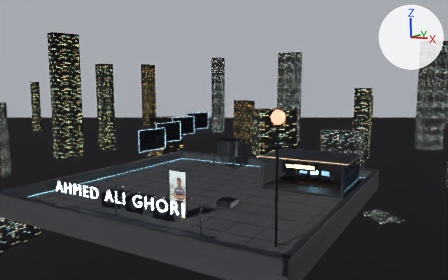
Renders of the Blender file blender/world.blend from each side of a commit.
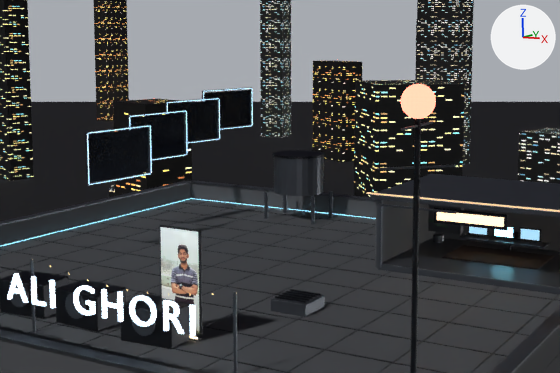
Each version is shown from the file's camera 'PreviewCam', then close up on the part from 23% to 75% of the width and 27% to 83% of the height. The axes (+X, +Y, +Z) are drawn at upper right. The lights are the same throughout. The older version's two pictures come first.

Objects in the first close-up: 'AntennaBeacon', 'CityGround', 'City_FacadeCool', 'City_FacadeSteel', 'City_FacadeWarm', 'Deck', 'Panel1_Pane', 'Parapet_N', 'Parapet_S', 'Parapet_W', 'PortraitPhoto', 'StudioFloor', 'StudioRoof' and 92 more.
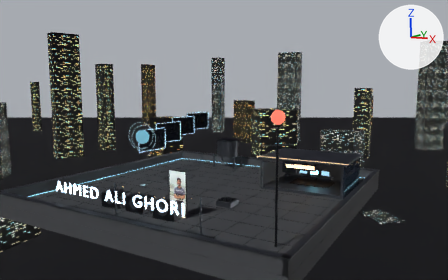
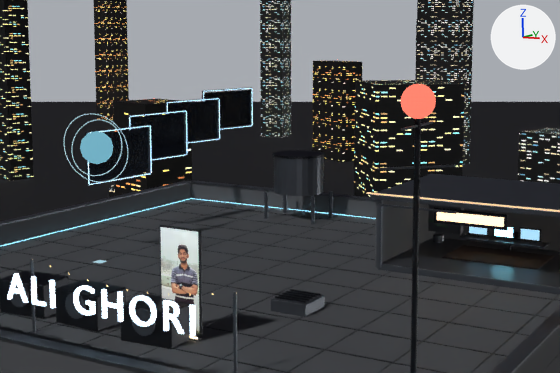
Commit message: Add the agent's own avatar: a holographic core in the scene

What changed in the scene script:
```text
Change mat_beaconred:
    mat_beaconred.emission_strength: 4.0 -> 1.3
Add mat_agentring:
    mat_agentring = principled_material('AgentRing')
    mat_agentring.base_color = (0.0, 0.0, 0.0)  # black #000000
    mat_agentring.roughness = 1.0
    mat_agentring.emission_color = (0.55, 0.88, 1.0)  # cyan #c4f1ff
    mat_agentring.emission_strength = 0.7
Add mat_agentshell:
    mat_agentshell = principled_material('AgentShell')
    mat_agentshell.base_color = (0.0, 0.0, 0.0)  # black #000000
    mat_agentshell.roughness = 1.0
    mat_agentshell.emission_color = (0.3, 0.78, 1.0)  # cyan #95e5ff
    mat_agentshell.emission_strength = 0.55
Add me_torus_001:
    me_torus_001.from_pydata(...)  # a torus around z (ring radius 1.7, tube radius 0.02) spanning x -1.72..1.72, y -1.72..1.72, z -0.02..0.02
    me_torus_001.materials.append(mat_agentring)  # black #000000, glowing cyan #c4f1ff
Add me_torus:
    me_torus.from_pydata(...)  # a torus around z (ring radius 1.35, tube radius 0.02) spanning x -1.37..1.37, y -1.37..1.37, z -0.02..0.02
    me_torus.materials.append(mat_agentring)  # black #000000, glowing cyan #c4f1ff
Add me_icosphere:
    me_icosphere.from_pydata(...)  # an icosphere of 80 faces spanning x -0.76..0.76, y -0.8..0.8, z -0.8..0.8
    me_icosphere.polygons.foreach_set('use_smooth', [True] * 80)
    me_icosphere.materials.append(mat_agentshell)  # black #000000, glowing cyan #95e5ff
Add ob_agentringb:
    ob_agentringb = bpy.data.objects.new('AgentRingB', me_torus_001)
    ob_agentringb.location = (-7.8, -2.0, 5.6)
    ob_agentringb.rotation_euler = (0.279, 1.187, 0.0)  # degrees (16, 68, 0)
Add ob_agentringa:
    ob_agentringa = bpy.data.objects.new('AgentRingA', me_torus)
    ob_agentringa.location = (-7.8, -2.0, 5.6)
    ob_agentringa.rotation_euler = (1.326, 0.0, 0.209)  # degrees (76, 0, 12)
Add ob_agentcore:
    ob_agentcore = bpy.data.objects.new('AgentCore', me_icosphere)
    ob_agentcore.location = (-7.8, -2.0, 5.6)
```

Pixel boxes [x1, y1, x2, y2] of what changed, in the close-ups (560 x 373 px):
'AntennaBeacon', surface changed (darker): [401, 84, 436, 119] in both
'AgentCore', added: after [80, 131, 113, 164]
'AgentRingB', added: after [64, 113, 128, 182]
'AgentRingA', added: after [71, 119, 122, 176]
